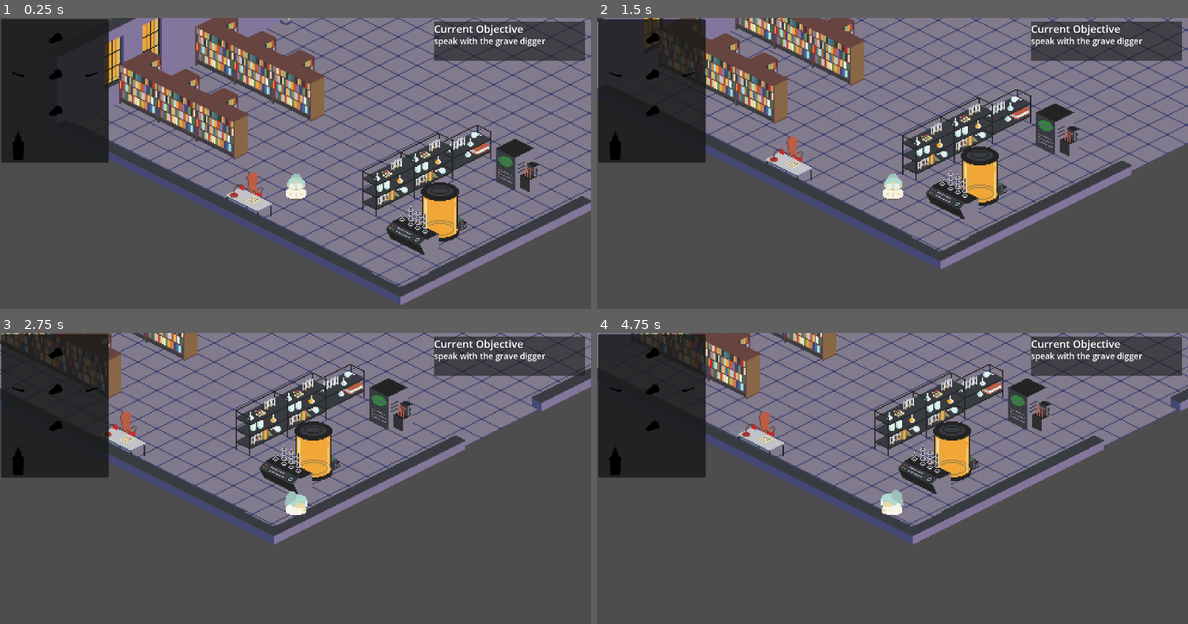
Above: before the commit, frames 1-4 (two rows, left to right).
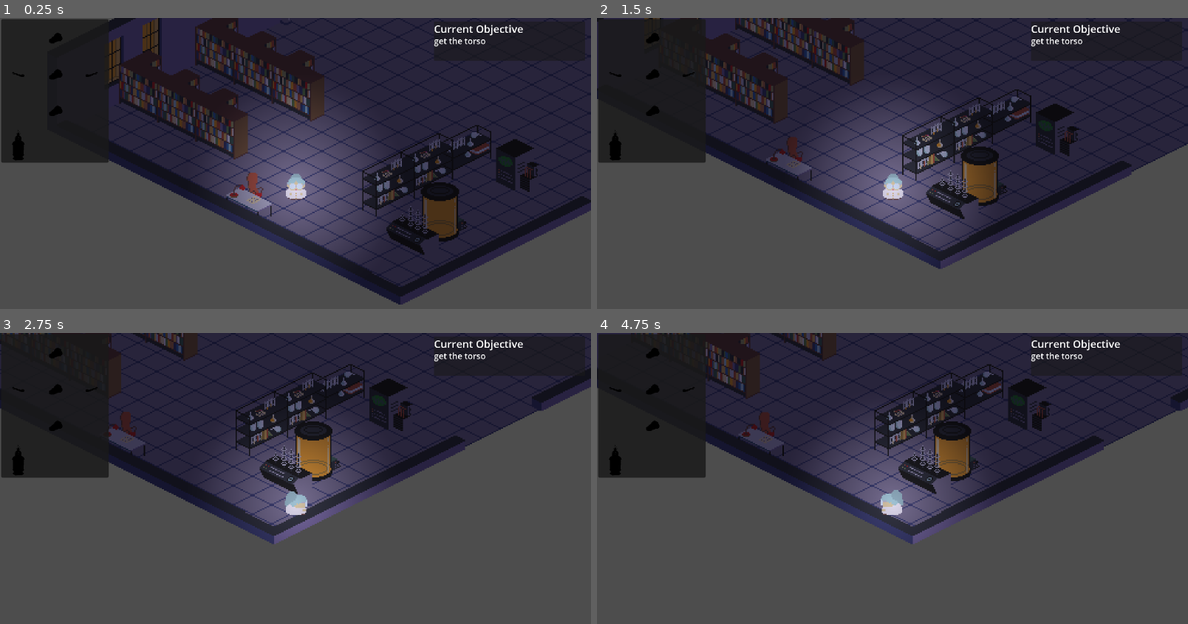
Above: after the commit, the same moments.

Repository: ekaktusz/screamjam2024
Game: Godot game, scene res://Scenes/Screens/Game/game.tscn
The game is run twice, just before and just after one commit, with the same random seed, the same clock (stepped at 60 frames per second) and the same inputs.
Inputs:
- Up to frame 1 (0.25 s): no input
- Up to frame 2 (1.5 s): tap Enter at 0.5 s; hold Right (ui_right) 0.53-1.28 s; hold E (interact) 0.53-1.28 s; tap Space at 1.25 s; hold Down (ui_down) from 1.28 s (still down); tap E (interact) at 1.35 s
- Up to frame 3 (2.75 s): tap Enter at 2 s; release Down (ui_down) at 2.03 s; hold Right (ui_right) from 2.03 s (still down); hold E (interact) from 2.03 s (still down)
- Up to frame 4 (4.75 s): release Right (ui_right) at 2.78 s; release E (interact) at 2.78 s; hold Up (ui_up) 2.78-3.53 s; tap E (interact) at 2.85, 4.35 s; tap Space at 3.5 s; hold E (interact) 3.53-4.28 s; hold Left (ui_left) from 3.53 s (still down); tap Enter at 4.25 s

The runs differ from the first frame. In frame 1, 62% of the frame differs, in the area x 17-100%, y 0-99%; in frame 2, 52%; in frame 3, 39%; in frame 4, 40%.

Commit message:
objective at the beginning

Diff:
--- a/Scenes/Screens/Game/game.gd
+++ b/Scenes/Screens/Game/game.gd
@@ -8,7 +8,8 @@
 # Called when the node enters the scene tree for the first time.
 func _ready() -> void:
 	InteractionManager.set_player(player)
-	dark_mode_switch()
+	Globals.current_objective = "get the torso"
+	# dark_mode_switch()
 
 # Called every frame. 'delta' is the elapsed time since the previous frame.
 func _process(_delta: float) -> void:
@@ -20,4 +21,5 @@
 	player.switch_player_light()
 
 func _on_item_collected(item_name) -> void:
+	Globals.current_objective = "speak with the grave digger"
 	Globals.inventory.append(item_name)
--- a/globals.gd
+++ b/globals.gd
@@ -2,5 +2,5 @@
 
 var inventory: Array[String]
 
-var current_objective: String = "speak with the grave digger"
+var current_objective: String = ""
 var player_movement_blocked: bool = false
